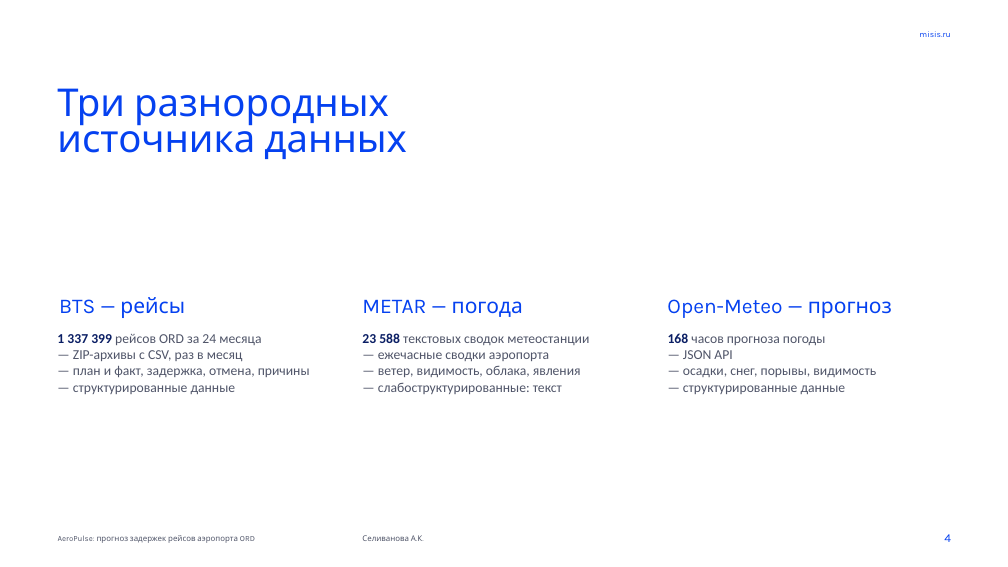
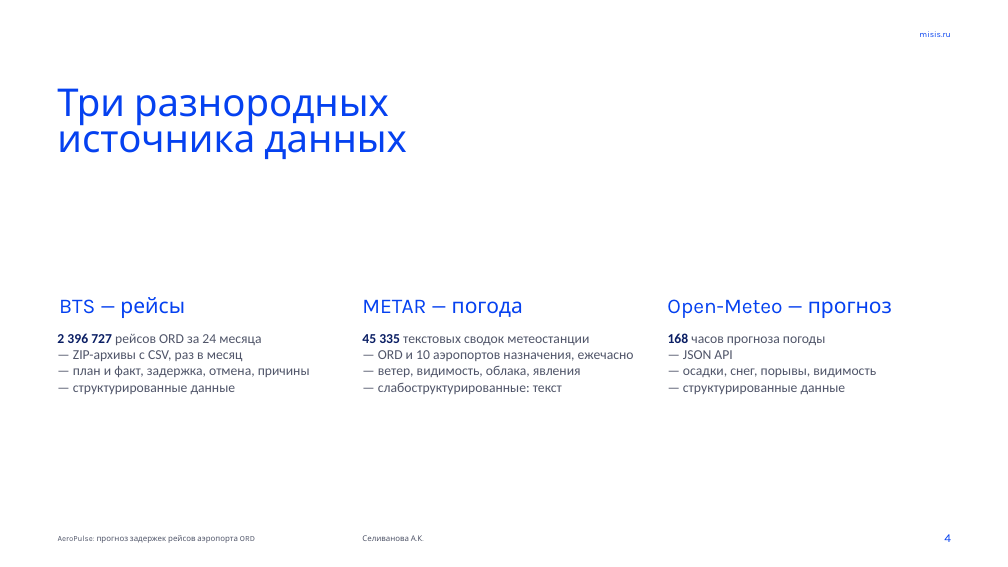
Before and after one commit to BuyBuy-Service/teterin, a slide deck: slide 4 of report/Презентация_AeroPulse.pptx. Drawn at 1008x567 pixels with LibreOffice and Linux fonts; fonts in the diff are those of the drawing; background and template pictures are left out. Boxes give left, top, right and bottom in pixels: in the first picture for what was removed or moved away, otherwise in the second. Text is boxed around its words. In the diff, an @@ line names an element or a change of style, - is before the commit and + after.

Commit message:
Отчёт переписан по замечаниям: связный текст, схемы архитектуры, данных и алгоритмов, обоснования, код в приложении; презентация с погодой в сети

```diff
--- a/report/Презентация_AeroPulse.pptx
+++ b/report/Презентация_AeroPulse.pptx
@@ text at box(57, 333, 261, 345): text changed @@
-1 337 399 рейсов ORD за 24 месяца
+2 396 727 рейсов ORD за 24 месяца
@@ text at box(362, 334, 634, 361): text changed @@
-23 588 текстовых сводок метеостанции
-— ежечасные сводки аэропорта
+45 335 текстовых сводок метеостанции
+— ORD и 10 аэропортов назначения, ежечасно
```
Also in this commit, not shown: 8 other slides changed, 1 slide added, 25 other files.
